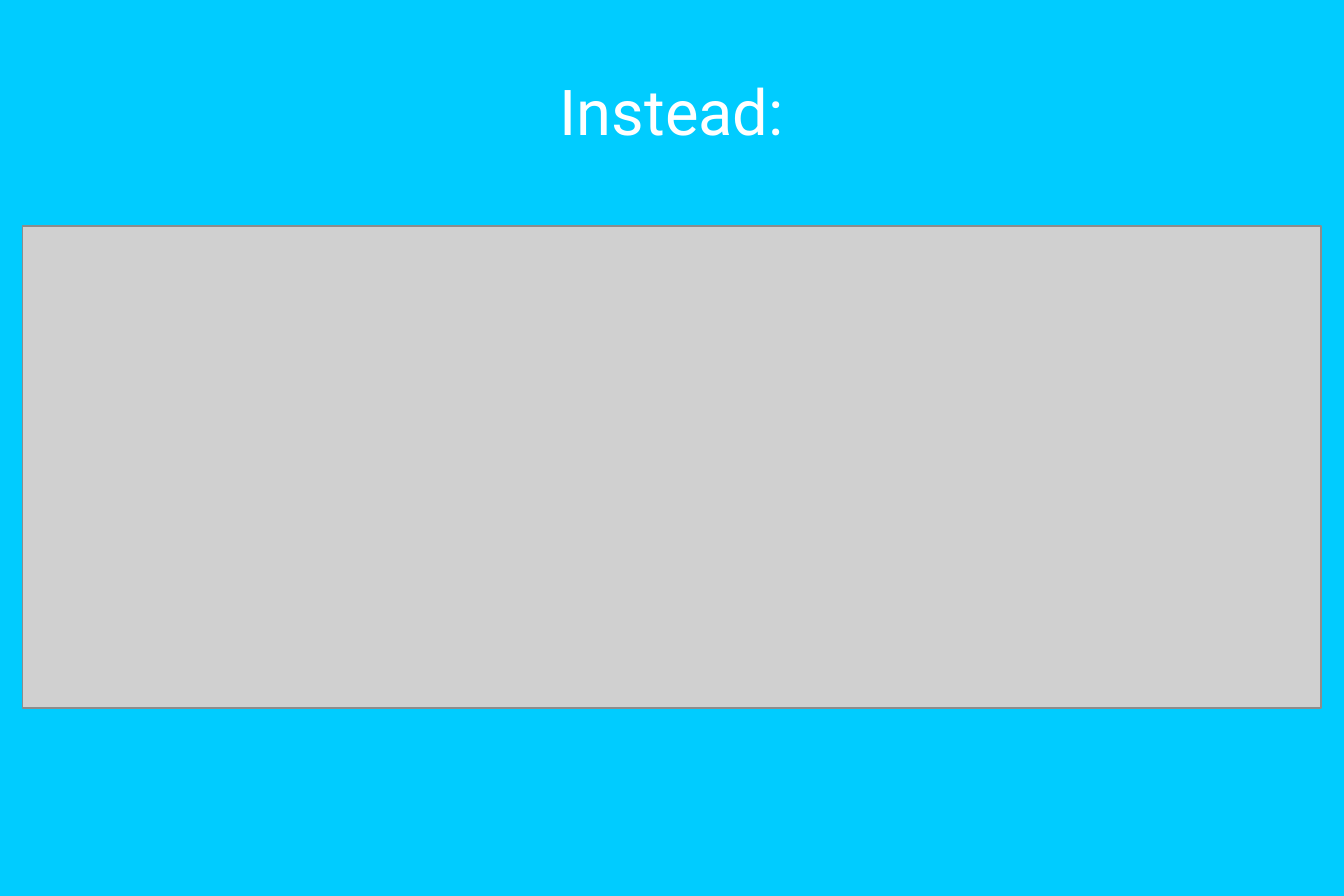
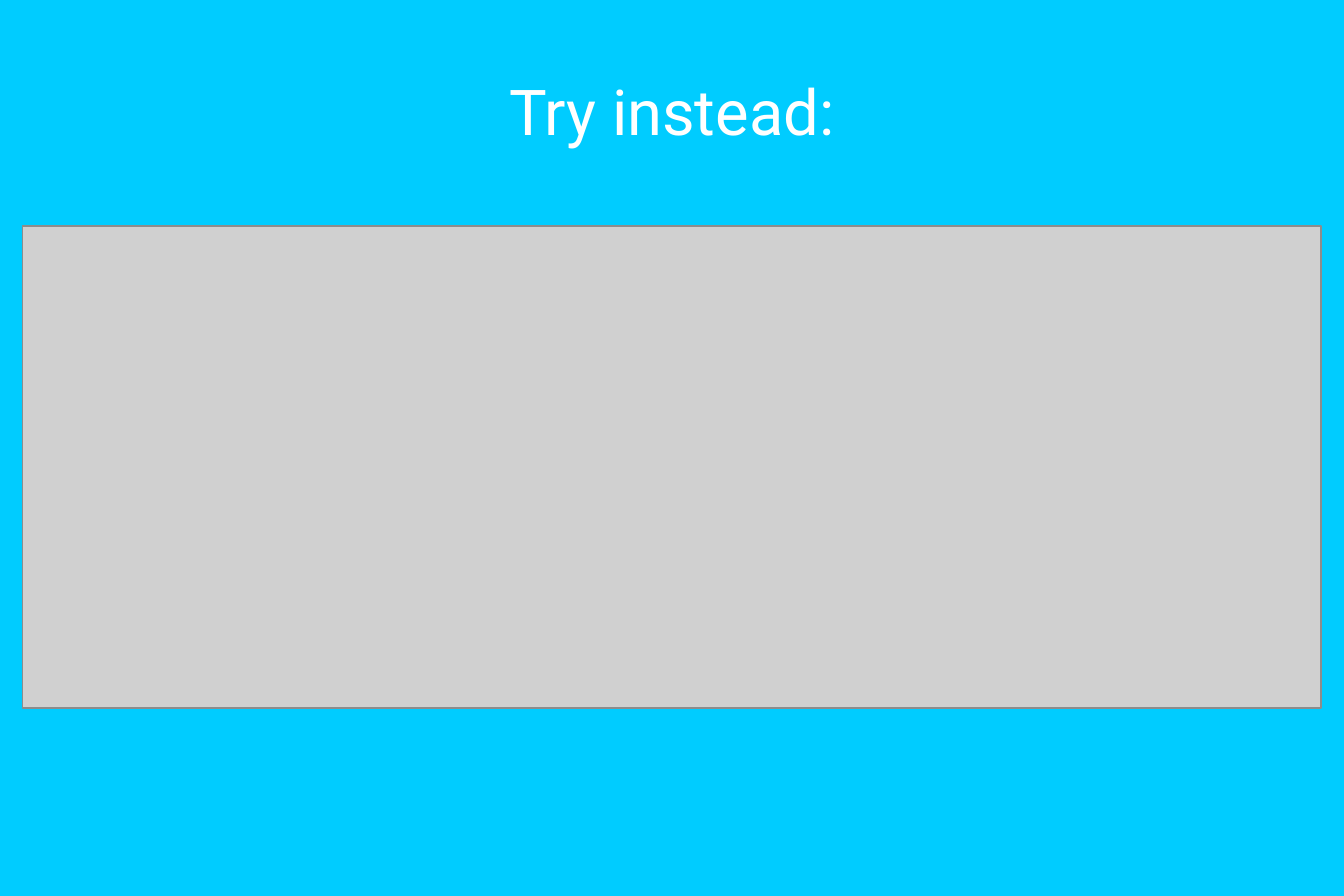
Before and after one commit to mateuszwinnicki/talks, a slide deck: slide 30 of UnitTestProblems/UnitTestProblems.odp. Drawn at 1344x896 pixels with LibreOffice and Linux fonts; fonts in the diff are those of the drawing; grey boxes stand for pictures. Boxes give left, top, right and bottom in pixels: in the first picture for what was removed or moved away, otherwise in the second. Text is boxed around its words. In the diff, an @@ line names an element or a change of style, - is before the commit and + after.

```diff
--- a/UnitTestProblems/UnitTestProblems.odp
+++ b/UnitTestProblems/UnitTestProblems.odp
@@ title at [509, 87, 834, 149]: text changed @@
-Instead:
+Try instead:
```
Also in this commit, not shown: 4 other slides changed, 1 slide added, 1 other file.
